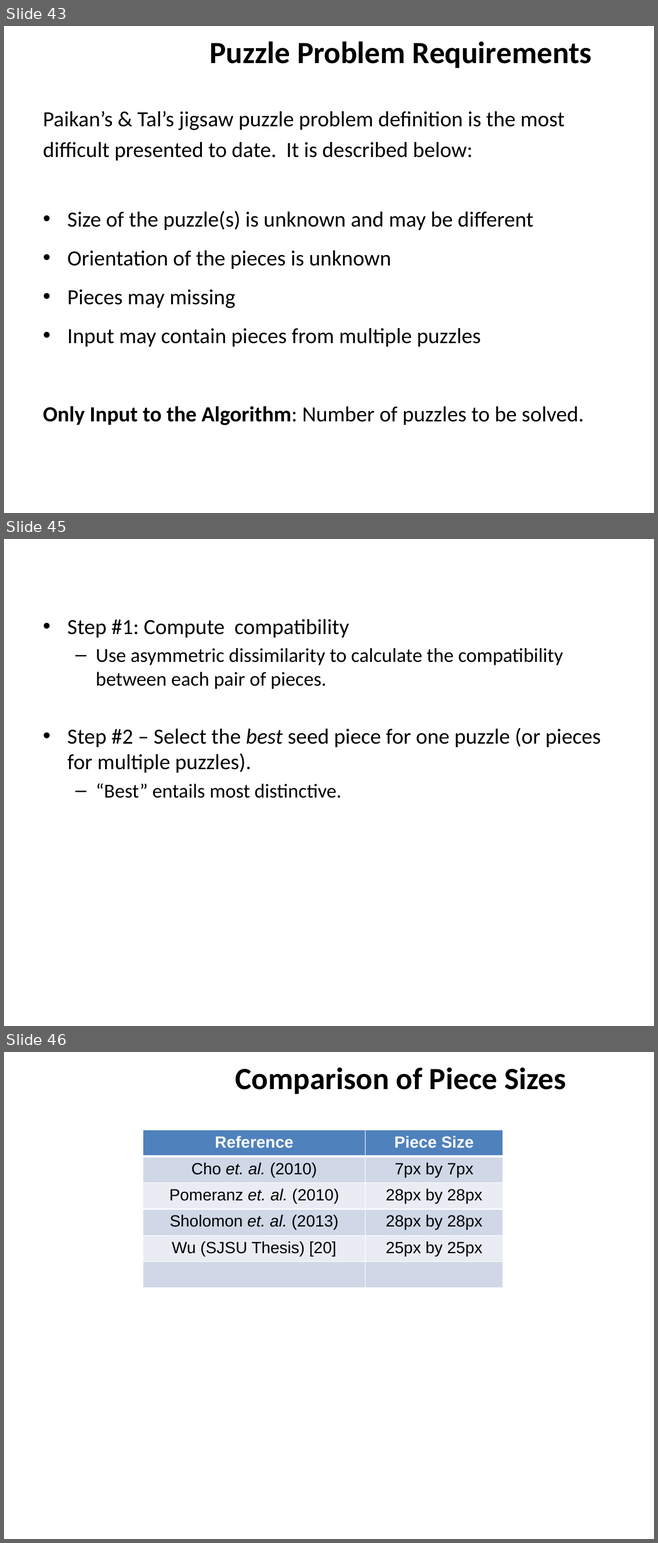
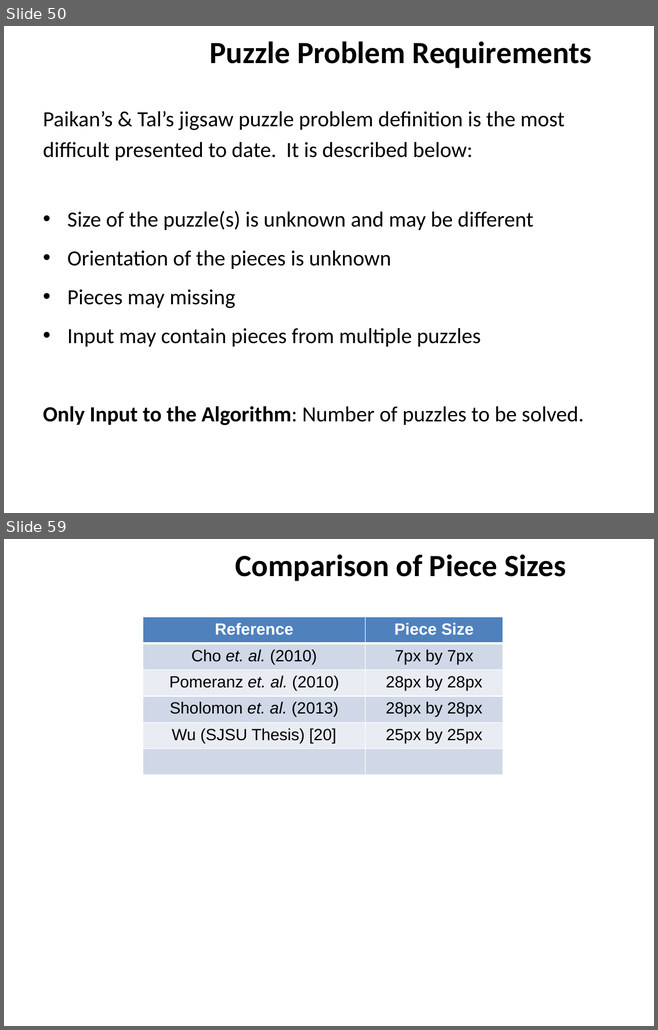
Before and after one commit to ZaydH/sjsu_thesis, a slide deck: Papers/Zayd_Hammoudeh_-_Square_Jigsaw_Puzzle_Problem_Literature_Review.pptx. Shown one above the other, each under a label of ours: slides 43, 45 and 46 before the commit, slides 50 and 59 after it; the slides between them are not shown. The pictures are 658x1543 and 658x1030 pixels, drawn with LibreOffice and Linux fonts; fonts in the diff are those of the drawing; background and template pictures are left out. Boxes give left, top, right and bottom in pixels: in the first picture for what was removed or moved away, otherwise in the second. Text is boxed around its words. In the diff, an @@ line names an element or a change of style, - is before the commit and + after.

```diff
--- a/Papers/Zayd_Hammoudeh_-_Square_Jigsaw_Puzzle_Problem_Literature_Review.pptx
+++ b/Papers/Zayd_Hammoudeh_-_Square_Jigsaw_Puzzle_Problem_Literature_Review.pptx
@@ slide 45 removed at (4, 539, 654, 1026), background #FFFFFF @@
@@ text removed at (67, 619, 601, 798) @@
-• Step #1: Compute compatibility
-  – Use asymmetric dissimilarity to calculate the compatibility between each pair of pieces.
-• Step #2 – Select the best seed piece for one puzzle (or pieces for multiple puzzles).
-  – “Best” entails most distinctive.
@@ what was slide 43 is now slide 50 @@
@@ what was slide 46 is now slide 59 @@
```
Also in this commit, not shown: 1 slide changed, 14 slides added, 1 other file.
